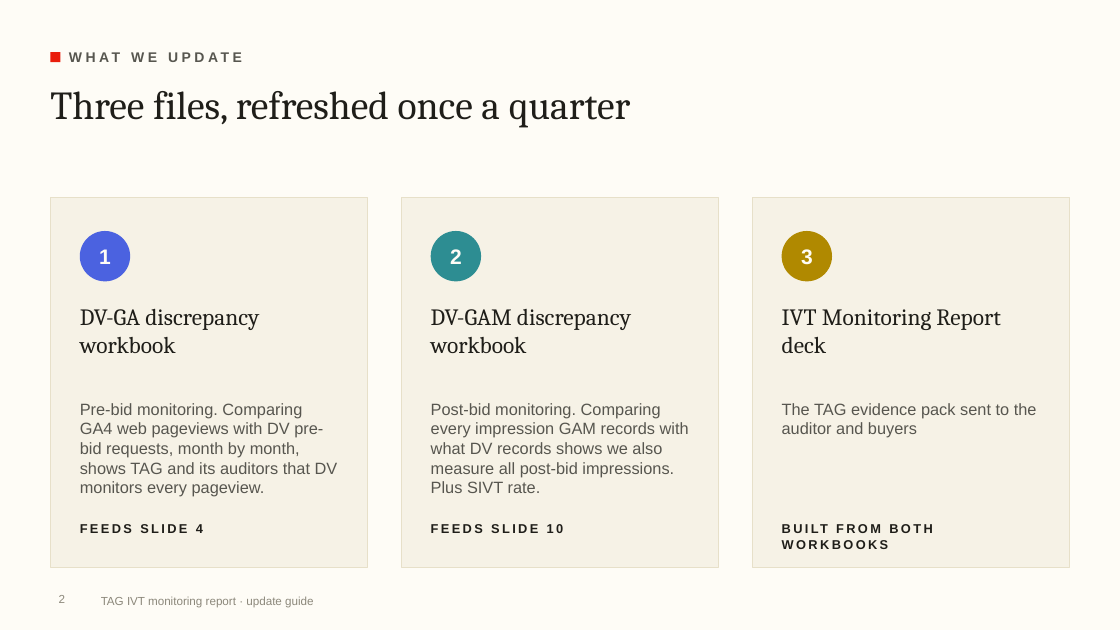
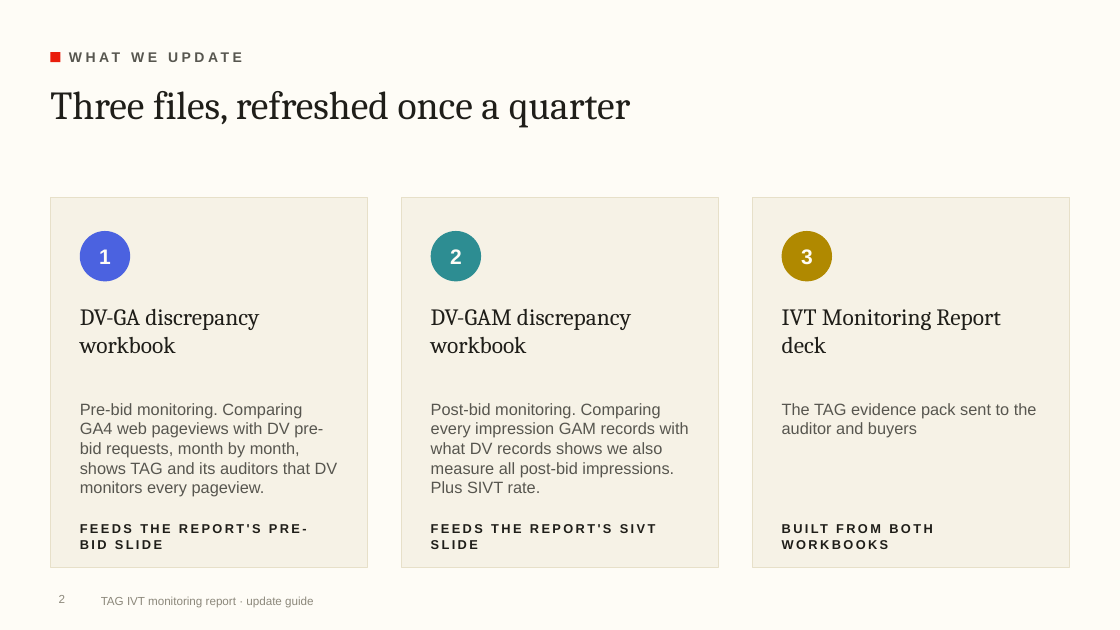
Before and after one commit to rogerhirano-nw/yield-dashboard, a slide deck: slide 2 of docs/TAG_IVT_Report_Update_Guide.pptx. Drawn at 1120x630 pixels with LibreOffice and Linux fonts; fonts in the diff are those of the drawing; background and template pictures are left out. Boxes give left, top, right and bottom in pixels: in the first picture for what was removed or moved away, otherwise in the second. Text is boxed around its words. In the diff, an @@ line names an element or a change of style, - is before the commit and + after.

```diff
--- a/docs/TAG_IVT_Report_Update_Guide.pptx
+++ b/docs/TAG_IVT_Report_Update_Guide.pptx
@@ text at (80, 524, 307, 549): text changed @@
-FEEDS SLIDE 4
+FEEDS THE REPORT'S PRE-BID SLIDE
@@ text at (431, 524, 656, 549): text changed @@
-FEEDS SLIDE 10
+FEEDS THE REPORT'S SIVT SLIDE
```
Also in this commit, not shown: 6 other slides changed, 1 other file.
